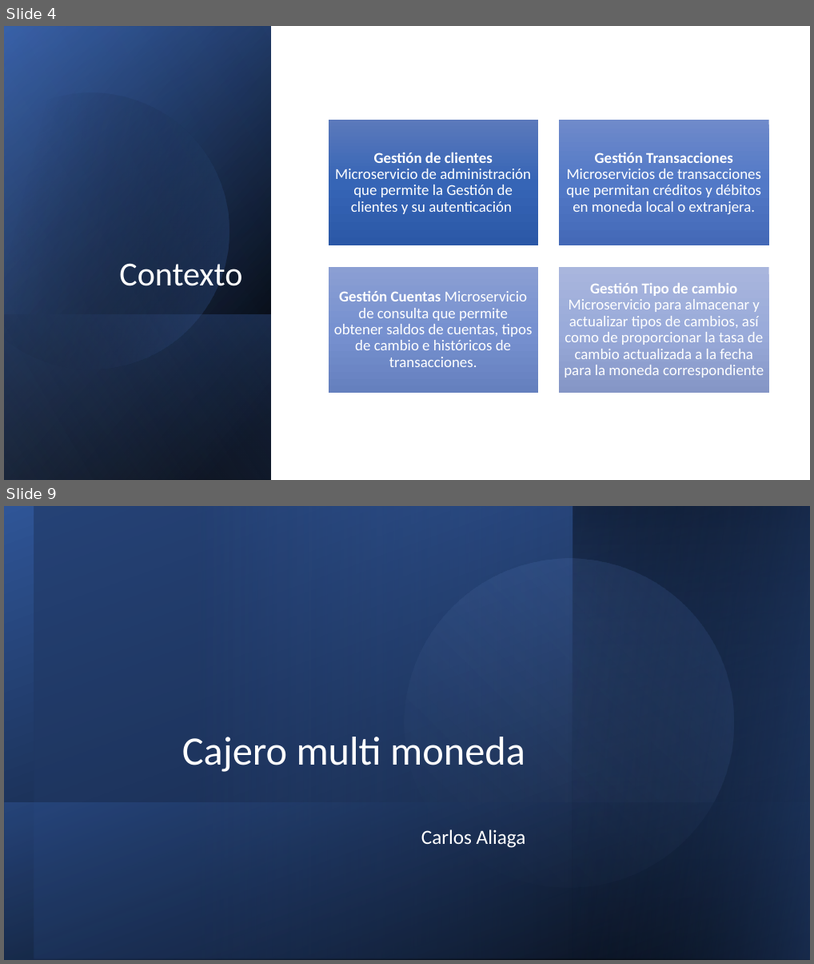
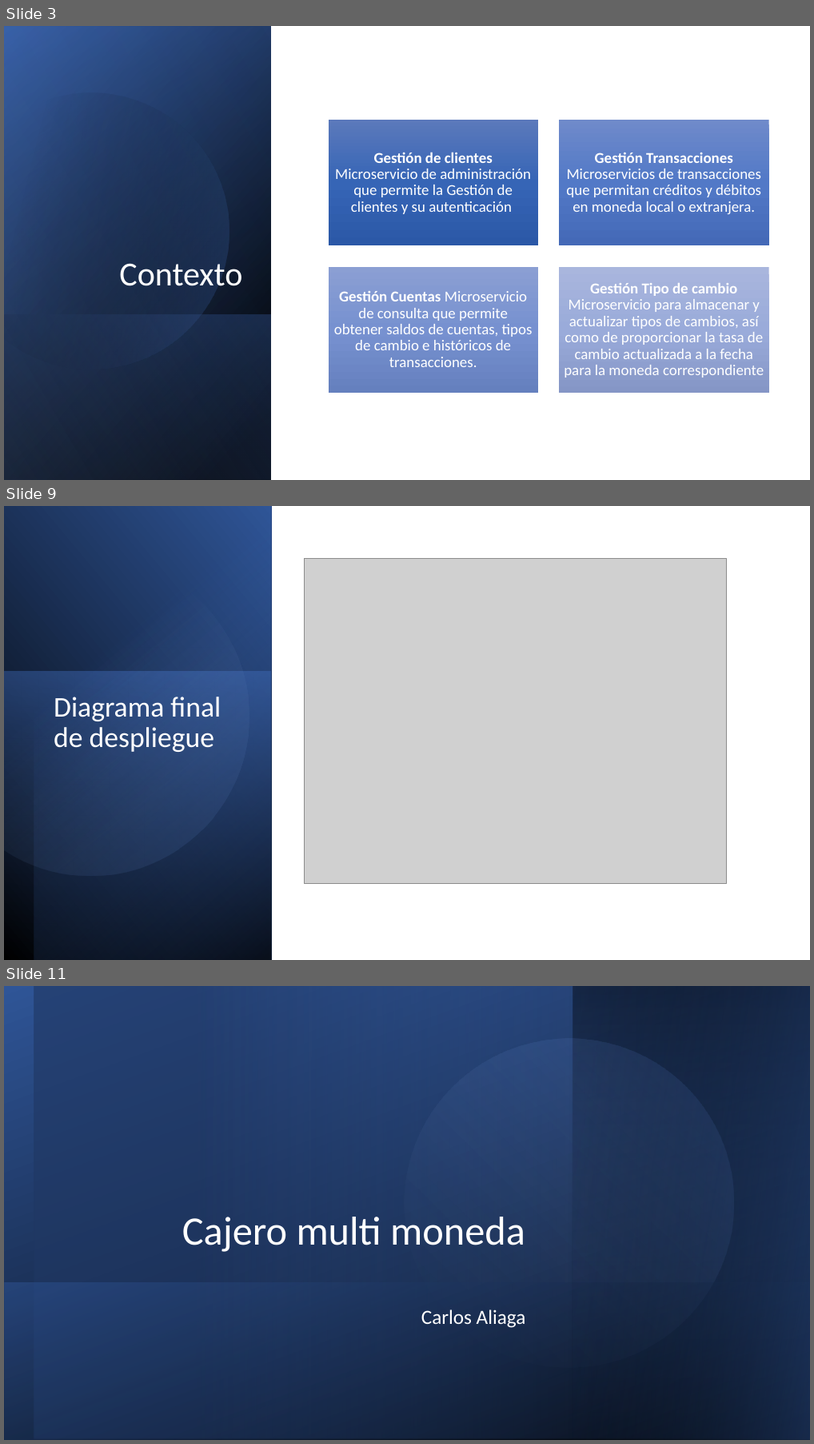
Before and after one commit to carlos-aliaga/ATM, a slide deck: docs/Cajero multi moneda.pptx. Shown one above the other, each under a label of ours: slides 4 and 9 before the commit, slides 3, 9 and 11 after it; the slides between them are not shown. The pictures are 814x964 and 814x1444 pixels, drawn with LibreOffice and Linux fonts; fonts in the diff are those of the drawing; grey boxes stand for pictures. Boxes give left, top, right and bottom in pixels: in the first picture for what was removed or moved away, otherwise in the second. Text is boxed around its words. In the diff, an @@ line names an element or a change of style, - is before the commit and + after.

```diff
--- a/docs/Cajero multi moneda.pptx
+++ b/docs/Cajero multi moneda.pptx
@@ slide 9 added at (4, 506, 810, 960), background #FFFFFF @@
@@ rectangle added at (4, 506, 271, 960), fill gradient #000000 to #2F5597 @@
@@ rectangle added at (34, 506, 271, 960), fill gradient #000000 to #4472C4 @@
@@ freeform shape added at (4, 537, 278, 904), fill gradient #8FAADC to #2F5597 @@
@@ picture added at (305, 558, 726, 884) @@
@@ rectangle added at (4, 672, 271, 960), fill gradient #4472C4 to #203864 @@
@@ title added at (54, 696, 221, 752), 34 pt, text #FFFFFF @@
+Diagrama final de despliegue
@@ what was slide 4 is now slide 3 @@
@@ what was slide 9 is now slide 11 @@
```
Also in this commit, not shown: 4 slides changed, 2 other slides added, 1 slide removed, 1 other file.
